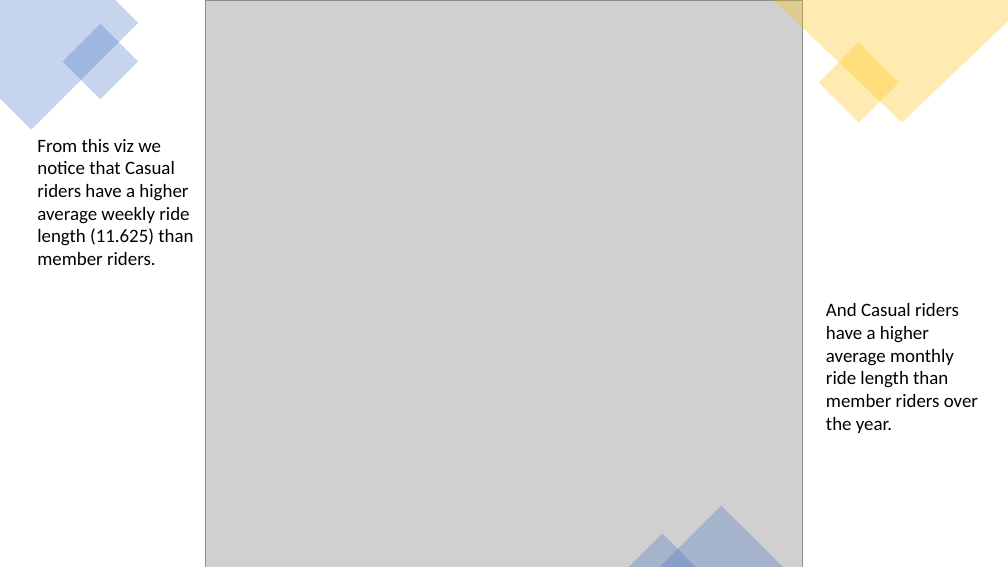
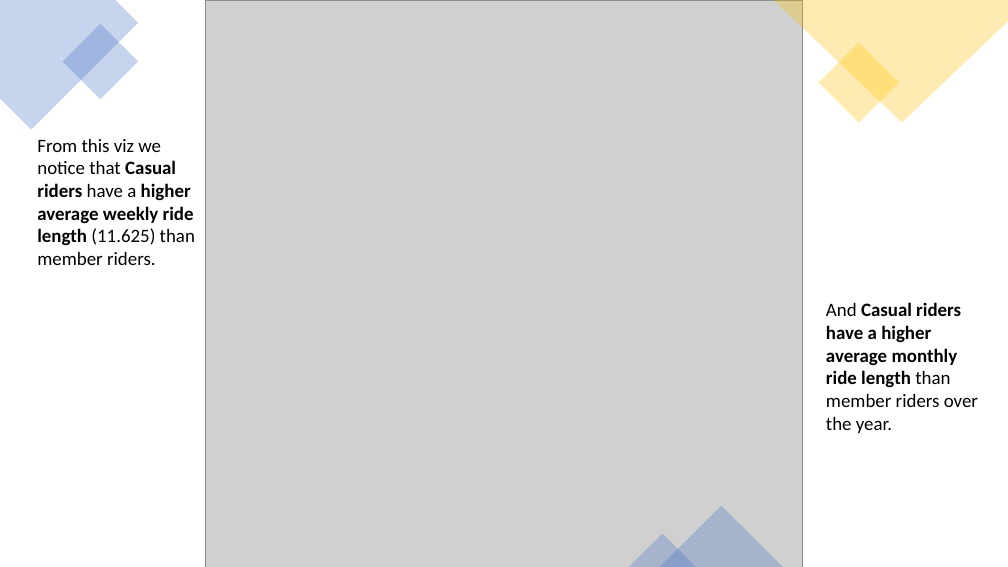
Before and after one commit to a7mdNasrr/Cyclistic-bike-share, a slide deck: slide 5 of Bike Share Presentation.pptx (slide 4 before the commit). Drawn at 1008x567 pixels with LibreOffice and Linux fonts; fonts in the diff are those of the drawing; grey boxes stand for pictures. Boxes give left, top, right and bottom in pixels: in the first picture for what was removed or moved away, otherwise in the second. Text is boxed around its words. In the diff, an @@ line names an element or a change of style, - is before the commit and + after.

```diff
--- a/Bike Share Presentation.pptx
+++ b/Bike Share Presentation.pptx
@@ text "From this viz we notice ..." at (37, 139, 195, 265): bold on in "Casual riders higher average weekly ride length" @@
@@ text "And Casual riders have a ..." at (826, 302, 978, 433): bold on in "Casual riders have a higher average monthly ..." @@
```
Also in this commit, not shown: 9 other slides changed, 3 slides added, 2 other files.
